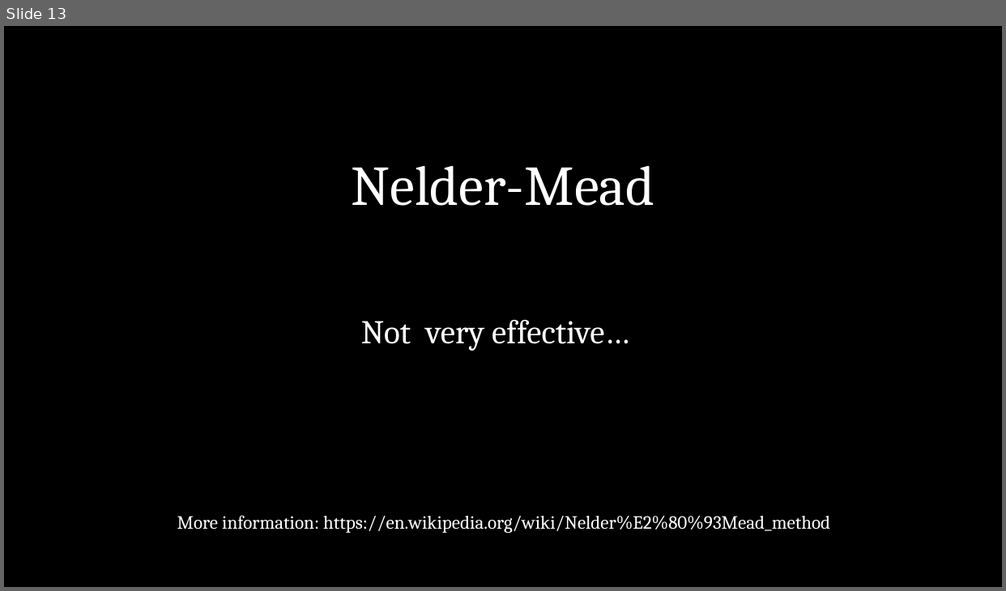
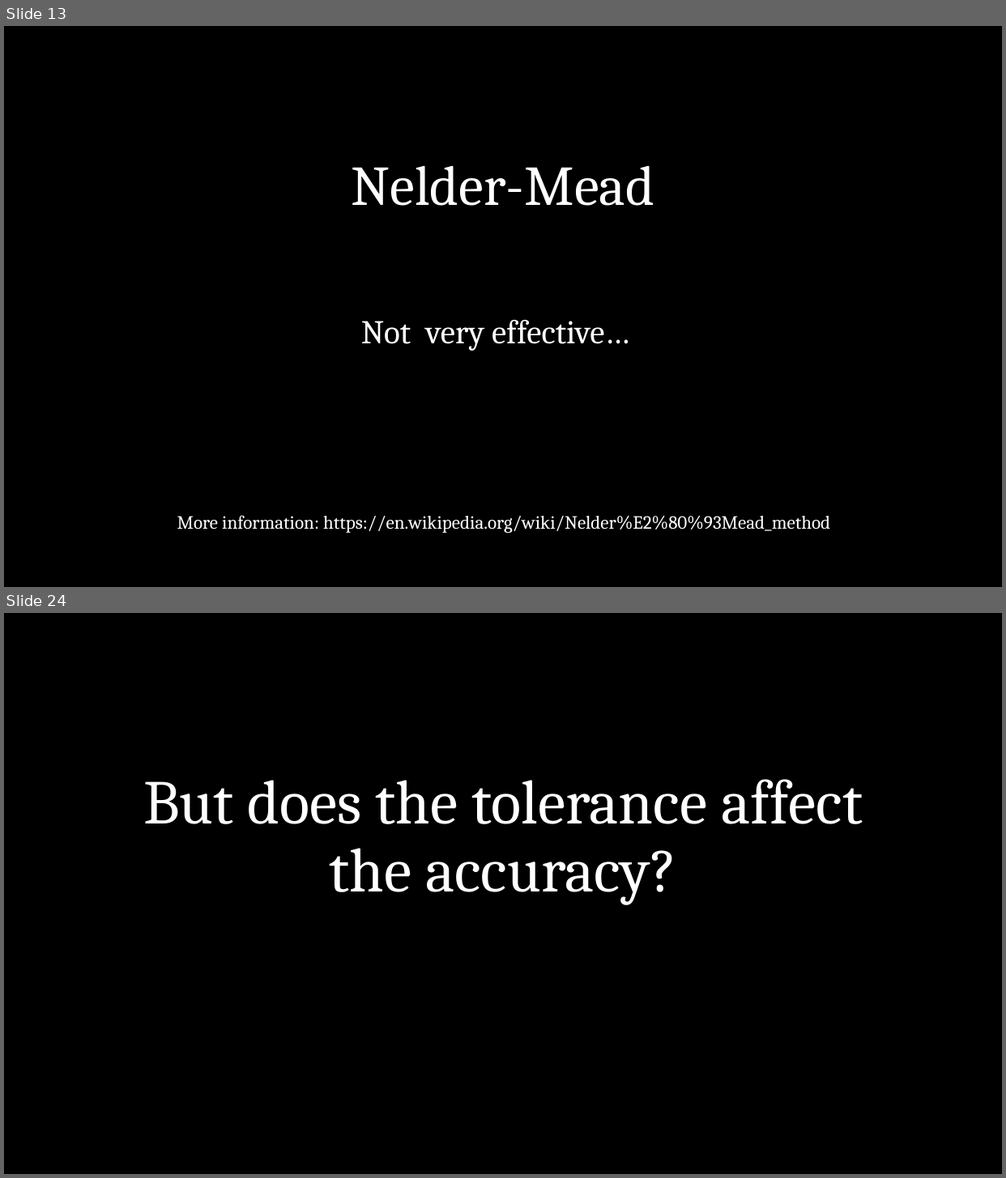
Before and after one commit to stephen-bapple/numerical-analysis, a slide deck: Lennard-Jones Structures.pptx. Shown one above the other, each under a label of ours: slide 13 before the commit, slides 13 and 24 after it; the slides between them are not shown. The pictures are 1006x591 and 1006x1178 pixels, drawn with LibreOffice and Linux fonts; fonts in the diff are those of the drawing. Boxes give left, top, right and bottom in pixels: in the first picture for what was removed or moved away, otherwise in the second. Text is boxed around its words. In the diff, an @@ line names an element or a change of style, - is before the commit and + after.

```diff
--- a/Lennard-Jones Structures.pptx
+++ b/Lennard-Jones Structures.pptx
@@ slide 24 added at bbox=[4, 613, 1002, 1174], background #000000 @@
@@ title added at bbox=[143, 779, 863, 905], 60 pt, text #FFFFFF @@
+But does the tolerance affect the accuracy?
```
Also in this commit, not shown: 3 slides changed, 15 other slides added, 29 slides removed, 14 other files.
